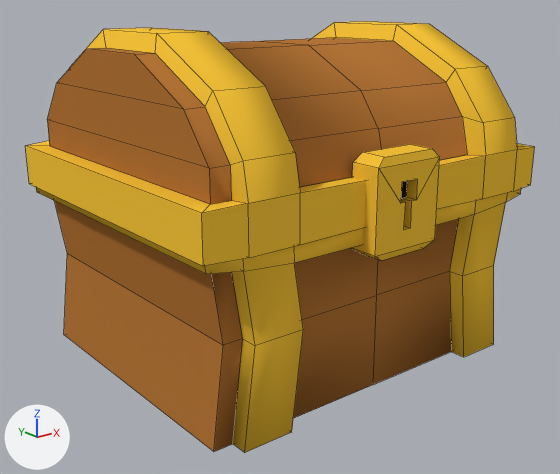
The Blender file ExternalAssets/Blender/Chest.blend, before and after one commit.
The view is the same before and after, from a 50 mm lens placed at (-1.062, -1.336, 0.778), pointed at (-0.018, -0.03, 0.255). The axes (+X, +Y, +Z) are drawn at lower left. The lights are the same throughout. Mesh edges are drawn as thin lines.

The first picture shows 'Bottom', 'Lock', 'Top'.
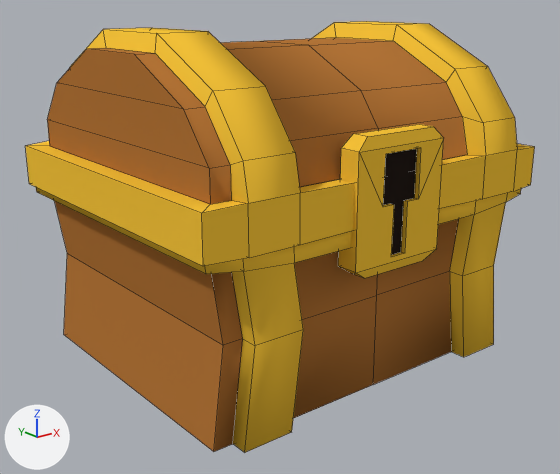
Commit message: Bigger lock

The change, as a list of edits to the scene's bpy script:
```text
Change me_lock:
    used by ob_lock; parent = ob_top; location = (0.0, 0.367, 0.401); rotation_euler = (0.0, 0.0, 3.142), in degrees (0, 0, 180); scale = (0.206, 0.0622, 0.206)
    remove me_lock.from_pydata(...)  # 32 vertices, 24 faces; spans x -0.4..0.4, y -0.4..0.665, z -0.471..0.484
    add me_lock.from_pydata(...)  # 32 vertices, 24 faces; spans x -0.4..0.4, y -0.091..0.665, z -0.471..0.484
    me_lock part 1: 24 of 32 vertices moved; they spanned x -0.4..0.4, y -0.4..0.018, z -0.471..0.484 and now span x -0.4..0.4, y -0.091..0.067, z -0.471..0.484; mean shift (0.0, 0.223, -0.015); largest move (0.041, -0.4, -0.222) -> (0.065, -0.091, -0.365)
Change ob_lock:
    ob_lock.scale: (0.206, 0.0622, 0.206) -> (0.281, 0.0622, 0.281)
```

Changed parts and their boxes (x1, y1, x2, y2) in the pictures (560 x 474 px):
'Lock', reshaped, rescaled (19% wider, 32% taller)
    before: (352, 144, 440, 260)
    after: (338, 124, 443, 278)
